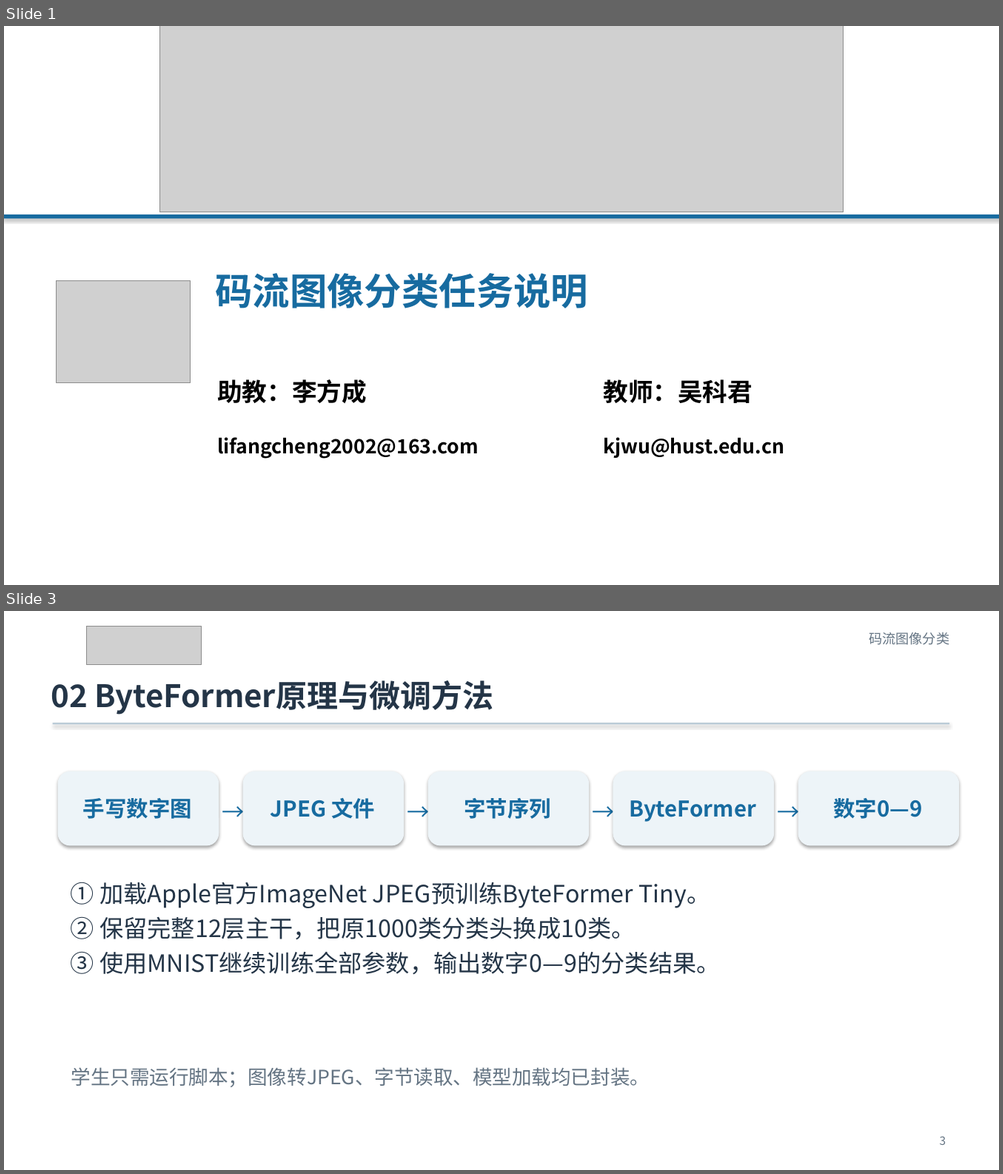
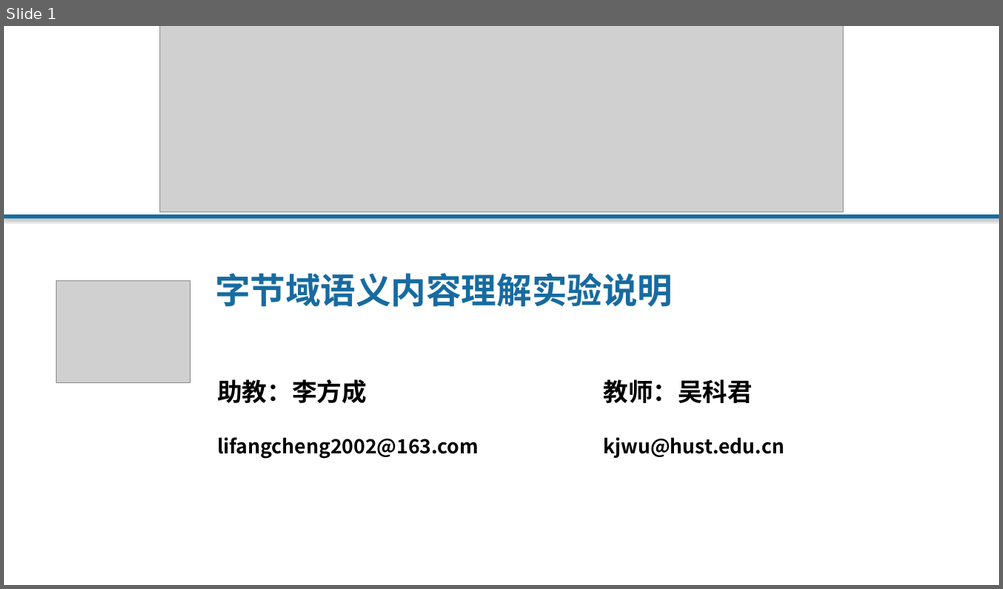
Before and after one commit to Franklin-L/byteformer-mnist-course, a slide deck: docs/ByteFormer_MNIST_零基础实验课.pptx. Shown one above the other, each under a label of ours: slides 1 and 3 before the commit, slide 1 after it; the slides between them are not shown. The pictures are 1003x1174 and 1003x589 pixels, drawn with LibreOffice and Linux fonts; fonts in the diff are those of the drawing; grey boxes stand for pictures. Boxes give left, top, right and bottom in pixels: in the first picture for what was removed or moved away, otherwise in the second. Text is boxed around its words. In the diff, an @@ line names an element or a change of style, - is before the commit and + after.

```diff
--- a/docs/ByteFormer_MNIST_零基础实验课.pptx
+++ b/docs/ByteFormer_MNIST_零基础实验课.pptx
@@ slide 3 removed at (4, 611, 999, 1170), background #FFFFFF @@
@@ picture removed at (87, 626, 202, 665) @@
@@ text removed at (868, 632, 949, 645) @@
-码流图像分类
@@ text removed at (51, 681, 494, 715) @@
-02 ByteFormer原理与微调方法
@@ rectangle removed at (53, 723, 949, 724) @@
@@ rounded rectangle removed at (58, 772, 219, 846) @@
@@ rounded rectangle removed at (243, 772, 404, 846) @@
@@ rounded rectangle removed at (428, 772, 589, 846) @@
@@ rounded rectangle removed at (613, 772, 774, 846) @@
@@ rounded rectangle removed at (798, 772, 959, 846) @@
@@ text removed at (83, 798, 192, 819) @@
-手写数字图
@@ text removed at (219, 797, 244, 823) @@
-→
@@ text removed at (270, 798, 375, 819) @@
-JPEG 文件
@@ text removed at (404, 797, 429, 823) @@
-→
@@ text removed at (464, 798, 552, 819) @@
-字节序列
@@ text removed at (589, 797, 614, 823) @@
-→
@@ text removed at (629, 800, 756, 822) @@
-ByteFormer
@@ text removed at (775, 797, 799, 823) @@
-→
@@ text removed at (833, 798, 922, 819) @@
-数字0—9
@@ text removed at (71, 882, 720, 975) @@
-① 加载Apple官方ImageNet JPEG预训练ByteFormer Tiny。
-② 保留完整12层主干，把原1000类分类头换成10类。
-③ 使用MNIST继续训练全部参数，输出数字0—9的分类结果。
@@ text removed at (71, 1068, 649, 1088) @@
-学生只需运行脚本；图像转JPEG、字节读取、模型加载均已封装。
@@ text removed at (939, 1136, 946, 1145) @@
-3
@@ slide 1 changed as well @@
@@ text at (215, 273, 672, 307): text changed; size 36 to 34 pt @@
-码流图像分类任务说明
+字节域语义内容理解实验说明
```
Also in this commit, not shown: 6 other slides changed, 9 slides added, 8 other slides removed, 9 other files.
